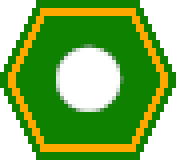
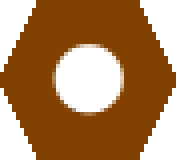
Layer changes from the first 176 × 160 image to the second:
hid "Edge copy" over [8, 8, 168, 152]
added layer "●" above "brown.png" over [52, 44, 124, 116]
showed "brown.png", painted on it over [0, 0, 176, 160]
hid "green.png" over [0, 0, 176, 160]
